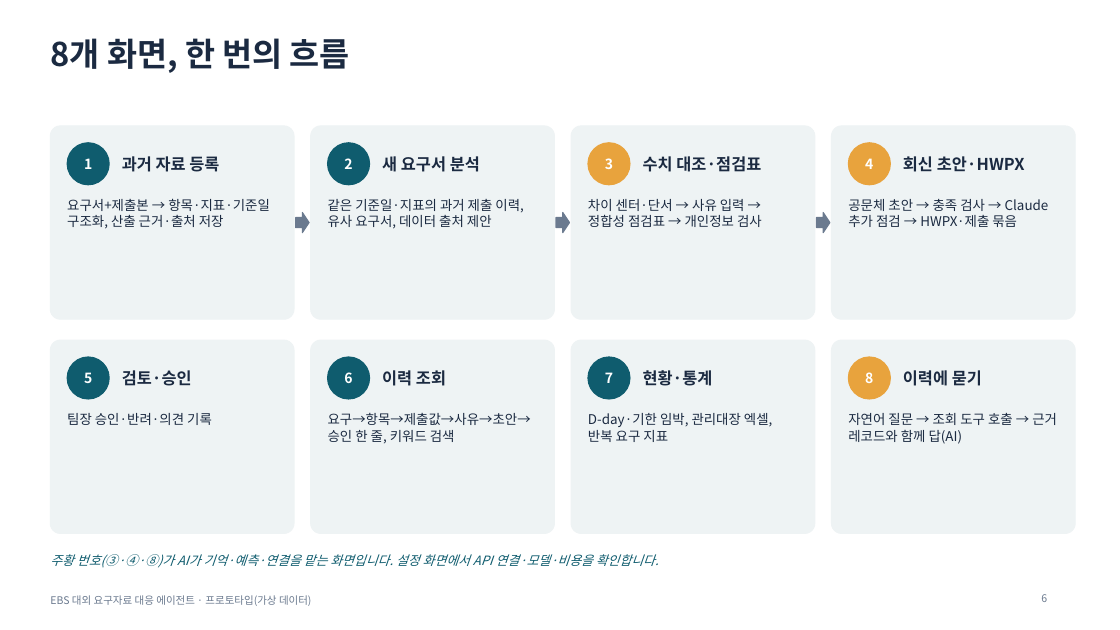
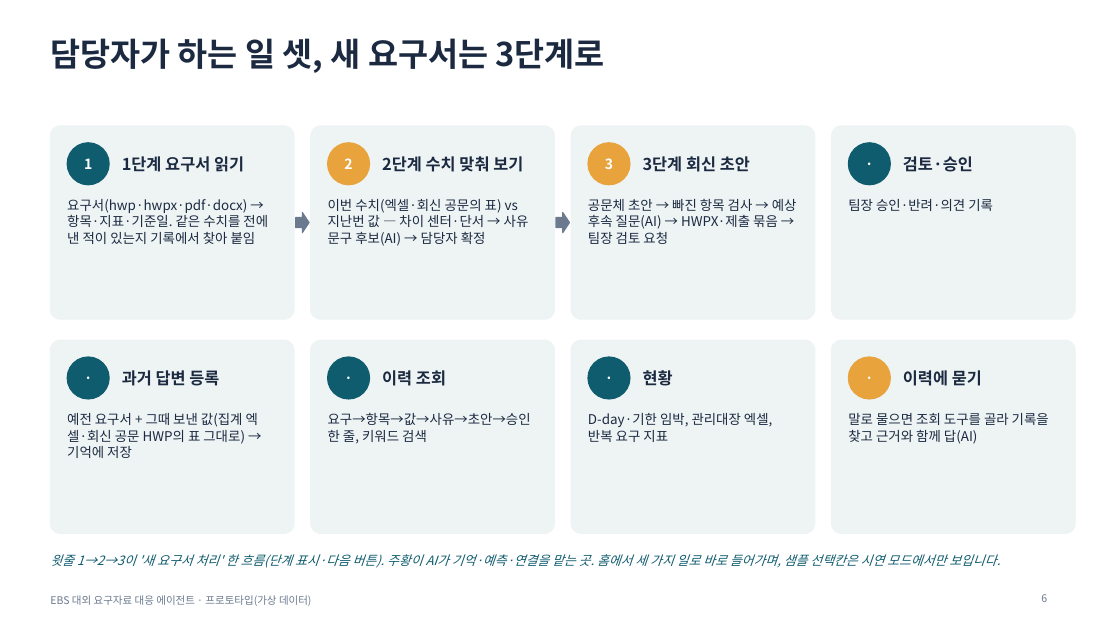
Before and after one commit to lts134/ebsjajucenter, a slide deck: slide 6 of app/docs/발표자료_EBS_요구자료대응에이전트.pptx. Drawn at 1120x630 pixels with LibreOffice and Linux fonts; fonts in the diff are those of the drawing. Boxes give left, top, right and bottom in pixels: in the first picture for what was removed or moved away, otherwise in the second. Text is boxed around its words. In the diff, an @@ line names an element or a change of style, - is before the commit and + after.

```diff
--- a/app/docs/발표자료_EBS_요구자료대응에이전트.pptx
+++ b/app/docs/발표자료_EBS_요구자료대응에이전트.pptx
@@ title at (x1=50, y1=38, x2=605, y2=73): text changed @@
-8개 화면, 한 번의 흐름
+담당자가 하는 일 셋, 새 요구서는 3단계로
@@ ellipse at (x1=328, y1=143, x2=370, y2=185): fill #0F5C6E to #E8A33D; outline #0F5C6E 1 pt to #E8A33D 1 pt @@
@@ ellipse at (x1=849, y1=143, x2=891, y2=185): fill #E8A33D to #0F5C6E; outline #E8A33D 1 pt to #0F5C6E 1 pt @@
@@ text added at (x1=849, y1=143, x2=891, y2=185), 12 pt, text #FFFFFF, bold @@
+·
@@ text "검토·승인" moved from (x1=122, y1=370, x2=192, y2=386) to (x1=903, y1=156, x2=973, y2=172) @@
@@ text at (x1=122, y1=156, x2=244, y2=172): text changed @@
-과거 자료 등록
+1단계 요구서 읽기
@@ text at (x1=382, y1=156, x2=523, y2=172): text changed @@
-새 요구서 분석
+2단계 수치 맞춰 보기
@@ text at (x1=643, y1=156, x2=750, y2=172): text changed @@
-회신 초안·HWPX
+3단계 회신 초안
@@ text removed at (x1=643, y1=156, x2=761, y2=172) @@
-수치 대조·점검표
@@ text removed at (x1=865, y1=158, x2=873, y2=169) @@
-4
@@ text at (x1=67, y1=199, x2=268, y2=244): text changed @@
-요구서+제출본 → 항목·지표·기준일 구조화, 산출 근거·출처 저장
+요구서(hwp·hwpx·pdf·docx) → 항목·지표·기준일. 같은 수치를 전에 낸 적이 있는지 기록에서 찾아 붙임
@@ text at (x1=328, y1=199, x2=529, y2=246): text changed @@
-같은 기준일·지표의 과거 제출 이력, 유사 요구서, 데이터 출처 제안
+이번 수치(엑셀·회신 공문의 표) vs 지난번 값 — 차이 센터·단서 → 사유 문구 후보(AI) → 담당자 확정
@@ text at (x1=588, y1=199, x2=797, y2=244): text changed @@
-차이 센터·단서 → 사유 입력 → 정합성 점검표 → 개인정보 검사
+공문체 초안 → 빠진 항목 검사 → 예상 후속 질문(AI) → HWPX·제출 묶음 → 팀장 검토 요청
@@ text "팀장 승인·반려·의견 기록" moved from (x1=67, y1=413, x2=212, y2=425) to (x1=848, y1=199, x2=993, y2=211) @@
@@ text removed at (x1=848, y1=199, x2=1049, y2=227) @@
-공문체 초안 → 충족 검사 → Claude 추가 점검 → HWPX·제출 묶음
@@ right arrow removed at (x1=817, y1=213, x2=830, y2=233) @@
@@ text added at (x1=67, y1=357, x2=109, y2=399), 12 pt, text #FFFFFF, bold @@
+·
@@ text added at (x1=328, y1=357, x2=370, y2=399), 12 pt, text #FFFFFF, bold @@
+·
@@ text added at (x1=588, y1=357, x2=630, y2=399), 12 pt, text #FFFFFF, bold @@
+·
@@ text added at (x1=849, y1=357, x2=891, y2=399), 12 pt, text #FFFFFF, bold @@
+·
@@ text removed at (x1=84, y1=372, x2=92, y2=383) @@
-5
@@ text added at (x1=122, y1=370, x2=219, y2=386), 14 pt, text #1B2A41, bold @@
+과거 답변 등록
@@ text removed at (x1=344, y1=372, x2=352, y2=383) @@
-6
@@ text removed at (x1=605, y1=372, x2=613, y2=383) @@
-7
@@ text at (x1=643, y1=370, x2=673, y2=386): text changed @@
-현황·통계
+현황
@@ text removed at (x1=865, y1=372, x2=873, y2=383) @@
-8
@@ text added at (x1=67, y1=413, x2=258, y2=458), 11.5 pt, text #1B2A41 @@
+예전 요구서 + 그때 보낸 값(집계 엑셀·회신 공문 HWP의 표 그대로) → 기억에 저장
@@ text at (x1=328, y1=413, x2=531, y2=444): text changed @@
-요구→항목→제출값→사유→초안→승인 한 줄, 키워드 검색
+요구→항목→값→사유→초안→승인 한 줄, 키워드 검색
@@ text at (x1=848, y1=413, x2=1049, y2=444): text changed @@
-자연어 질문 → 조회 도구 호출 → 근거 레코드와 함께 답(AI)
+말로 물으면 조회 도구를 골라 기록을 찾고 근거와 함께 답(AI)
@@ text at (x1=50, y1=554, x2=1000, y2=568): text changed @@
-주황 번호(③·④·⑧)가 AI가 기억·예측·연결을 맡는 화면입니다. 설정 화면에서 API 연결·모델·비용을 확인합니다.
+윗줄 1→2→3이 '새 요구서 처리' 한 흐름(단계 표시·다음 버튼). 주황이 AI가 기억·예측·연결을 맡는 곳. 홈에서 세 가지 일로 바로 들어가며, 샘플 선택칸은 시연 모드에서만 보입니다.
```
Also in this commit, not shown: 12 other slides changed, 34 other files.
